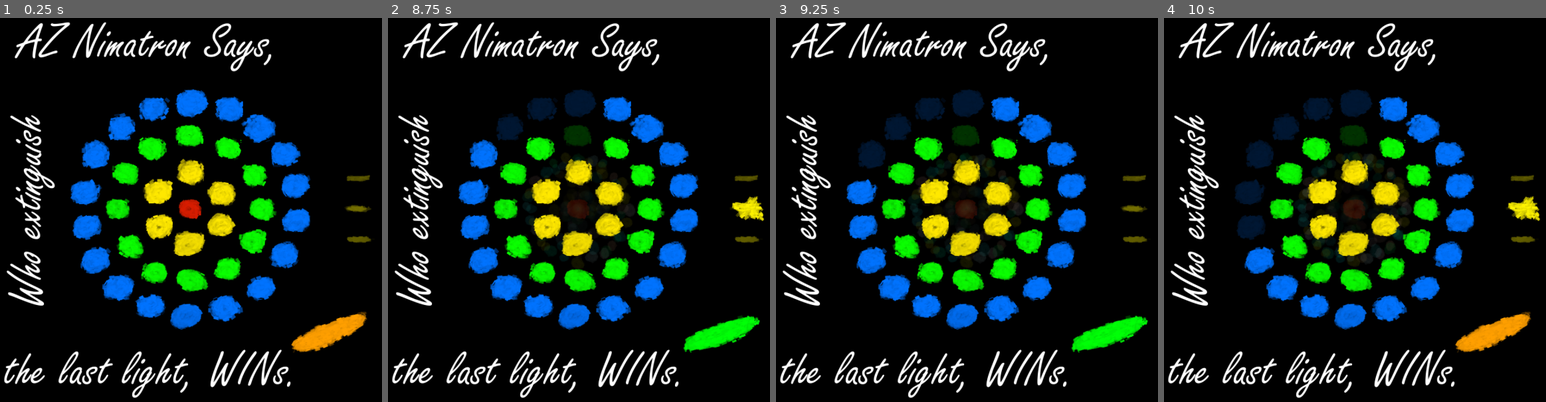
Above: before the commit, frames 1-4 (left to right).
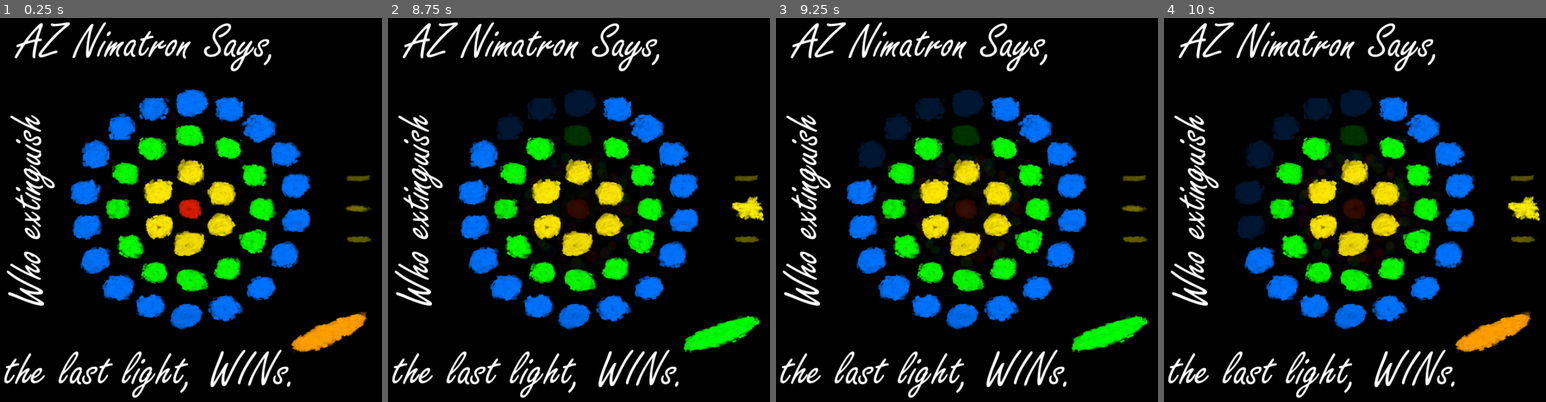
Above: after the commit, the same moments.

Repository: Sarvarian/Nimatron2021
Game: Godot game, scene res://main.tscn
The game is run twice, just before and just after one commit, with the same random seed, the same clock (stepped at 60 frames per second) and the same inputs.
Inputs (mouse positions are in pixels of both pictures, inside the frame that each line leads up to):
- Up to frame 1 (0.25 s): no input
- Up to frame 2 (8.75 s): click (724, 336) at 0.5 s; tap Enter at 1.25, 6.5 s; move the mouse to (666, 186) at 1.27 s; hold 0 (hue_shift_right) 1.28-2.03 s; hold = (add) 1.28-2.03 s; click (666, 186) at 1.42 s; tap Space at 2, 7.25 s; move the mouse to (498, 229) at 2.02 s; hold 9 (hue_shift_left) 2.03-2.78 s; tap 4 (four) at 2.1 s; move the mouse to (617, 121) at 2.77 s; hold 0 (hue_shift_right) 2.78-4.28 s; tap 1 (one) at 2.85 s; move the mouse to (559, 286) at 3.52 s; tap Keypad 5 (saturation_less) at 3.6 s; click (559, 286) at 3.67 s; move the mouse to (697, 267) at 4.27 s; hold Keypad 8 (saturation_more) 4.28-5.03 s; hold 9 (hue_shift_left) 4.28-6.53 s; move the mouse to (456, 148) at 5.02 s; tap - (sub) at 5.1 s; move the mouse to (598, 210) at 5.77 s; tap Keypad Enter (submit) at 5.85 s; click (598, 210) at 5.92 s; move the mouse to (517, 110) at 6.52 s; hold 0 (hue_shift_right) from 6.53 s (still down); tap 3 (three) at 6.6 s; move the mouse to (666, 186) at 7.27 s; tap 2 (two) at 7.35 s; move the mouse to (498, 229) at 8.02 s; tap Keypad 9 (value_high) at 8.1 s; click (498, 229) at 8.17 s
- Up to frame 3 (9.25 s): move the mouse to (1005, 121) at 8.77 s; release 0 (hue_shift_right) at 8.78 s; hold 9 (hue_shift_left) from 8.78 s (still down); hold Keypad 6 (value_low) from 8.78 s (still down)
- Up to frame 4 (10 s): keep holding 9 (hue_shift_left); tap Enter at 9.5 s; move the mouse to (1335, 286) at 9.52 s; release Keypad 6 (value_low) at 9.53 s; tap = (add) at 9.6 s

Frame 1 is identical in both runs. In frame 2, less than 0.1% of the frame differs, in the area x 36-63%, y 39-62%; in frame 3, 0.1%; in frame 4, 0.3%, in the area x 34-64%, y 36-64%.

Commit message:
tweaking particles color more.

Diff:
--- a/Particles2DRoot.tscn
+++ b/Particles2DRoot.tscn
@@ -4,7 +4,7 @@
 
 [sub_resource type="Gradient" id=1]
 offsets = PoolRealArray( 0, 0.16156, 0.252159, 1 )
-colors = PoolColorArray( 1, 1, 1, 0, 1, 1, 1, 0.2, 1, 1, 1, 0.5, 1, 1, 1, 1 )
+colors = PoolColorArray( 1, 0, 0, 0, 1, 0, 0, 0.2, 1, 0, 0, 0.5, 1, 0, 0, 1 )
 
 [node name="Particles2DRoot" type="Node2D"]
 __meta__ = {
